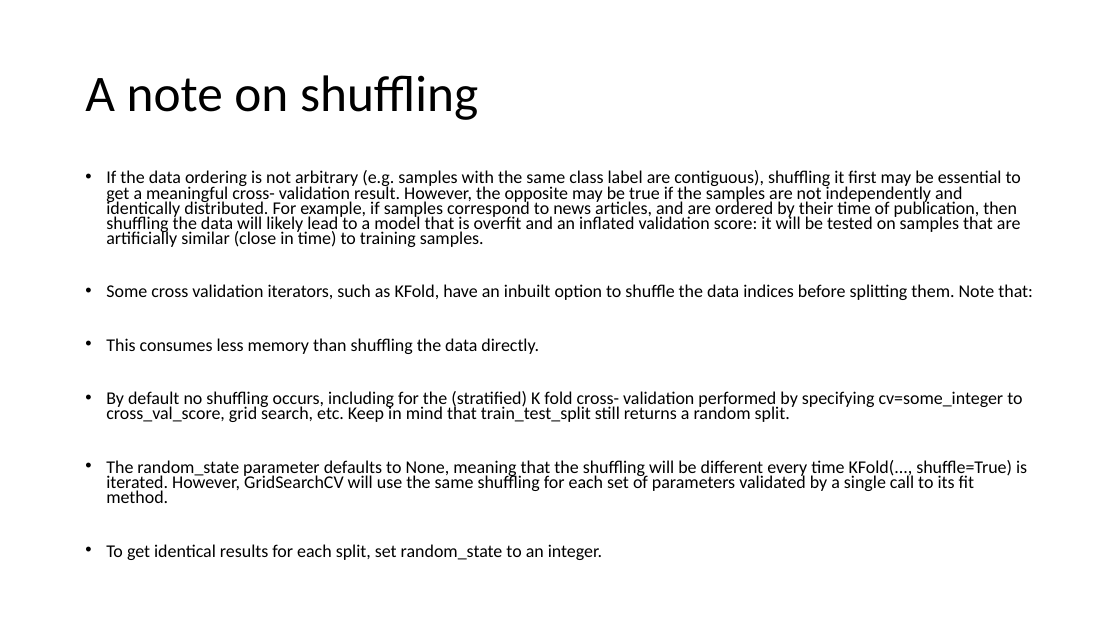
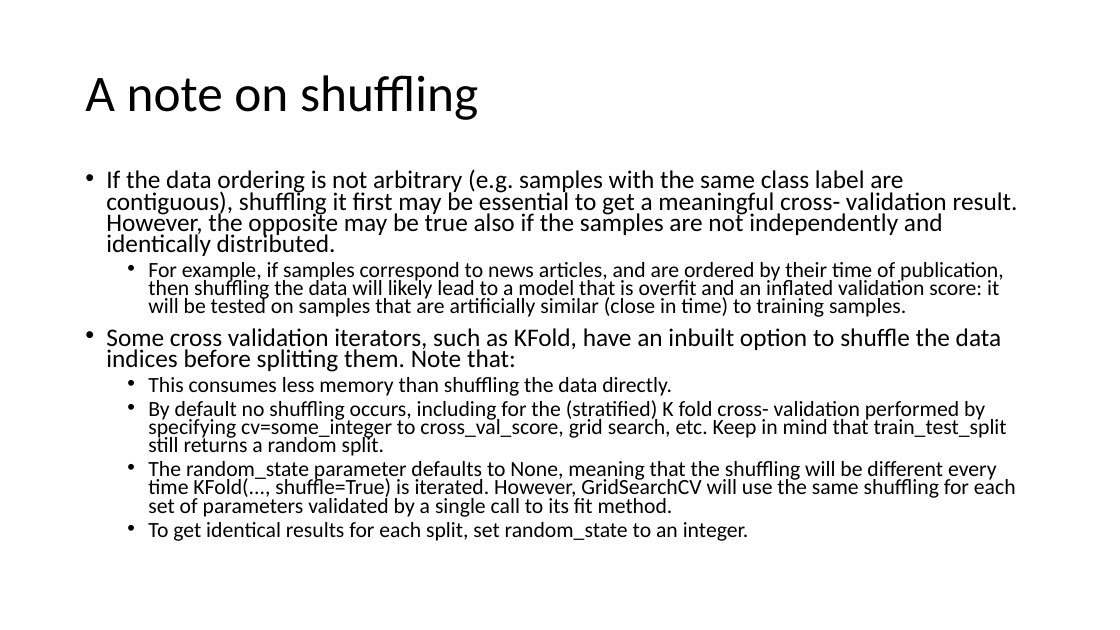
Before and after one commit to FranzGH/IoT_ML, a slide deck: slide 24 of Model selection.pptx (slide 23 before the commit). Drawn at 1120x630 pixels with LibreOffice and Linux fonts; fonts in the diff are those of the drawing. Boxes give left, top, right and bottom in pixels: in the first picture for what was removed or moved away, otherwise in the second. Text is boxed around its words. In the diff, an @@ line names an element or a change of style, - is before the commit and + after.

Commit message:
Model selection

```diff
--- a/Model selection.pptx
+++ b/Model selection.pptx
@@ text at bbox=[106, 169, 1018, 317]: text changed; size 15.4 to 18.6 pt @@
-• If the data ordering is not arbitrary (e.g. samples with the same class label are contiguous), shuffling it first may be essential to get a meaningful cross- validation result. However, the opposite may be true if the samples are not independently and identically distributed. For example, if samples correspond to news articles, and are ordered by their time of publication, then shuffling the data will likely lead to a model that is overfit and an inflated validation score: it will be tested on samples that are artificially similar (close in time) to training samples.
+• If the data ordering is not arbitrary (e.g. samples with the same class label are contiguous), shuffling it first may be essential to get a meaningful cross- validation result. However, the opposite may be true also if the samples are not independently and identically distributed.
+  • For example, if samples correspond to news articles, and are ordered by their time of publication, then shuffling the data will likely lead to a model that is overfit and an inflated validation score: it will be tested on samples that are artificially similar (close in time) to training samples.
@@ text at bbox=[106, 328, 1016, 541]: size 15.4 to 21.7 pt in "Some cross validation iterators, such as KFold, ..."; size 15.4 to 18.6 pt in "This consumes less memory than shuffling the ...", "By default no shuffling occurs, including for ...", "The random_state parameter defaults to None, meaning ...", "To get identical results for each split, ..."; list level 1 to 2 in "This consumes less memory than ..."; list level 1 to 2 in "By default no shuffling occurs, ..."; list level 1 to 2 in "The random_state parameter defaults to ..."; list level 1 to 2 in "To get identical results for ..." @@
```
Also in this commit, not shown: 23 other slides changed, 3 slides added, 1 slide removed, 8 other files.
